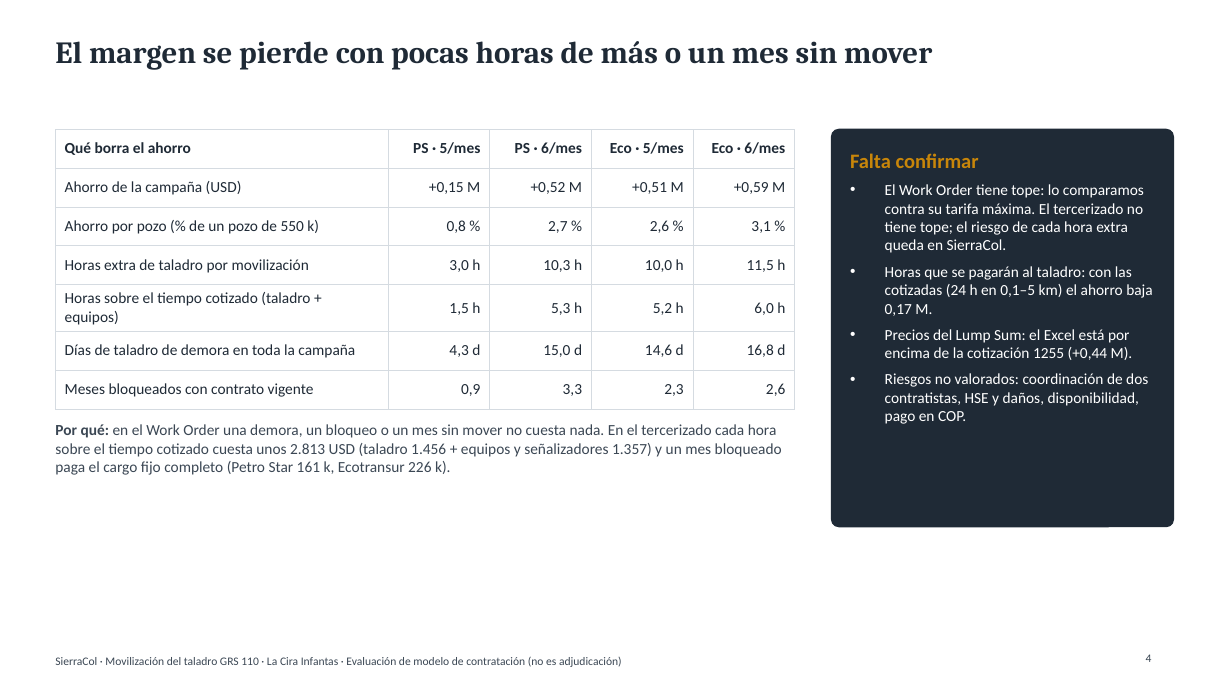
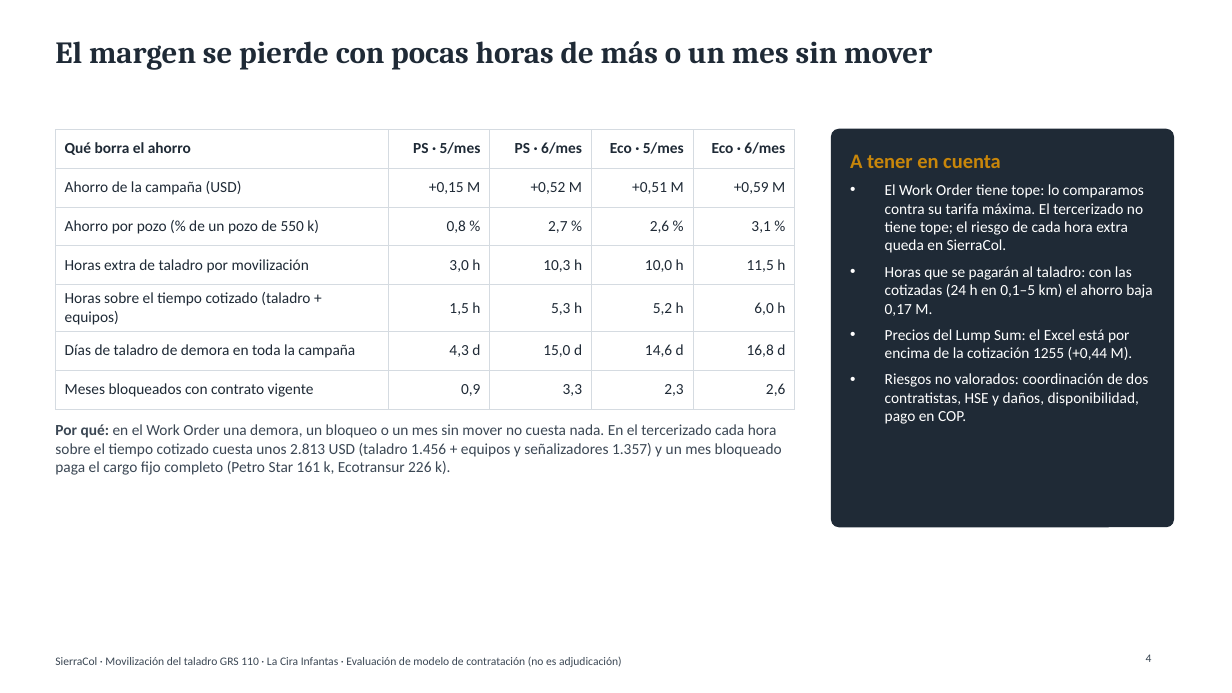
Before and after one commit to Elivl87/chatgpt-skills, a slide deck: slide 4 of movilizacion/entregables/Presentacion_Movilizacion_GRS110.pptx. Drawn at 1232x693 pixels with LibreOffice and Linux fonts; fonts in the diff are those of the drawing. Boxes give left, top, right and bottom in pixels: in the first picture for what was removed or moved away, otherwise in the second. Text is boxed around its words. In the diff, an @@ line names an element or a change of style, - is before the commit and + after.

```diff
--- a/movilizacion/entregables/Presentacion_Movilizacion_GRS110.pptx
+++ b/movilizacion/entregables/Presentacion_Movilizacion_GRS110.pptx
@@ text at [850,154,1001,168]: text changed @@
-Falta confirmar
+A tener en cuenta
```
Also in this commit, not shown: 1 other file.
